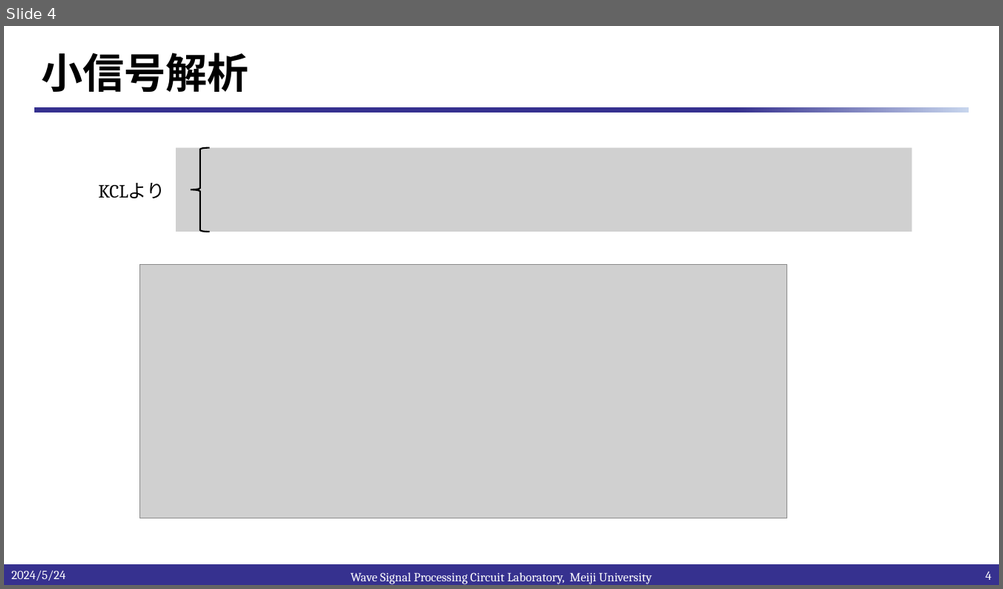
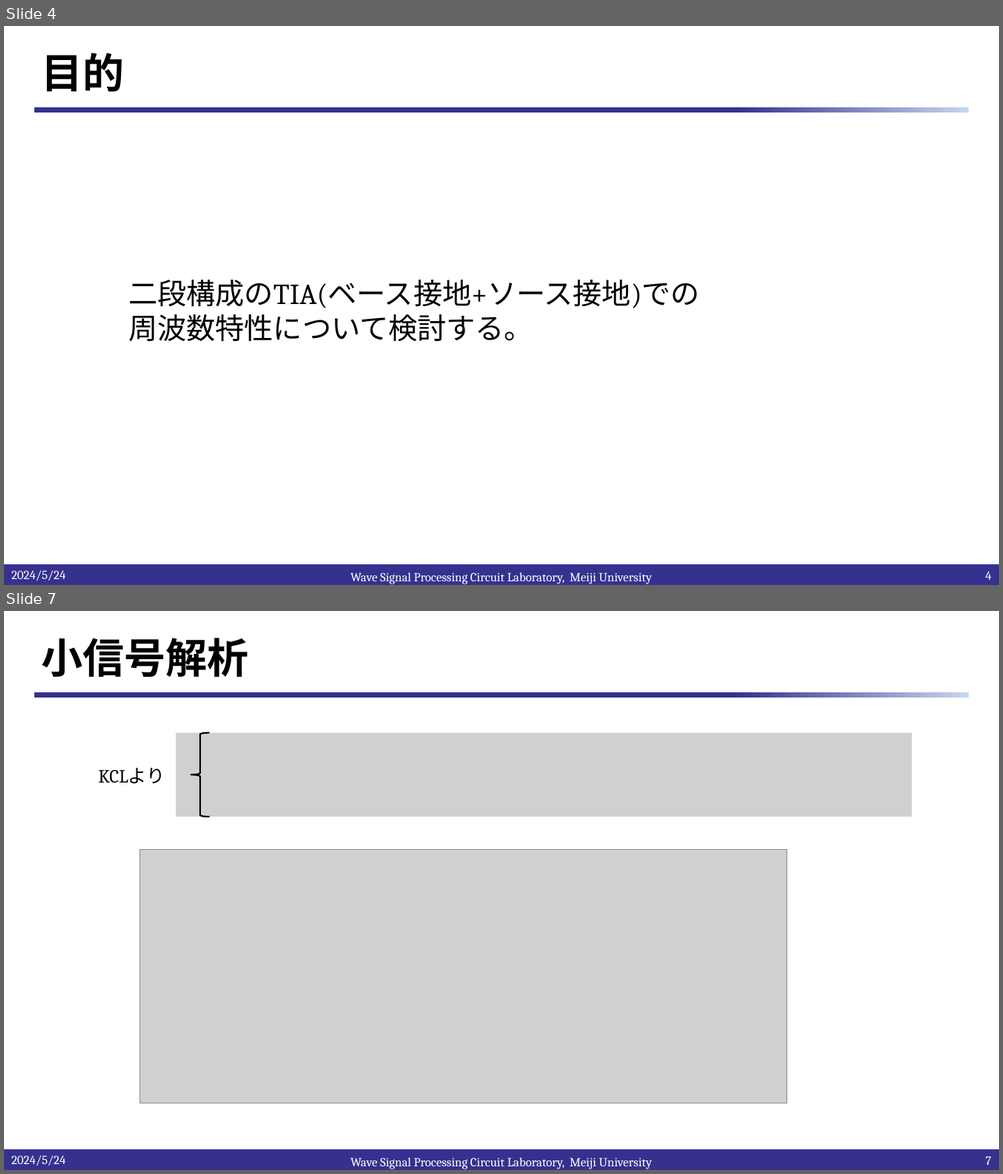
Before and after one commit to kjm-desktop10400/reserch, a slide deck: IHP_2024/20240524/2段構成TIAの検討.pptx. Shown one above the other, each under a label of ours: slide 4 before the commit, slides 4 and 7 after it; the slides between them are not shown. The pictures are 1003x589 and 1003x1174 pixels, drawn with LibreOffice and Linux fonts; fonts in the diff are those of the drawing; grey boxes stand for pictures; background and template pictures are left out. Boxes give left, top, right and bottom in pixels: in the first picture for what was removed or moved away, otherwise in the second. Text is boxed around its words. In the diff, an @@ line names an element or a change of style, - is before the commit and + after.

```diff
--- a/IHP_2024/20240524/2段構成TIAの検討.pptx
+++ b/IHP_2024/20240524/2段構成TIAの検討.pptx
@@ slide 4 added at (4,26,999,585), background #FFFFFF; not listed: 2 template elements that a slide beside it also shows @@
@@ title added at (42,53,125,92), 40 pt, text #000000, bold @@
+目的
@@ text added at (128,280,700,341), 28 pt, text #000000 @@
+二段構成のTIA(ベース接地+ソース接地)での
+周波数特性について検討する。
@@ text added at (11,571,65,581), 12 pt, text #FFFFFF @@
+2024/5/24
@@ text added at (350,573,652,585), 12 pt, text #FFFFFF @@
+Wave Signal Processing Circuit Laboratory, Meiji University
@@ page number added at (985,571,991,580), 12 pt, text #FFFFFF @@
+4
@@ what was slide 4 is now slide 7 @@
@@ page number at (985,1156,991,1165): text changed @@
-4
+7
```
Also in this commit, not shown: 5 slides changed, 3 other slides added, 7 other files.
